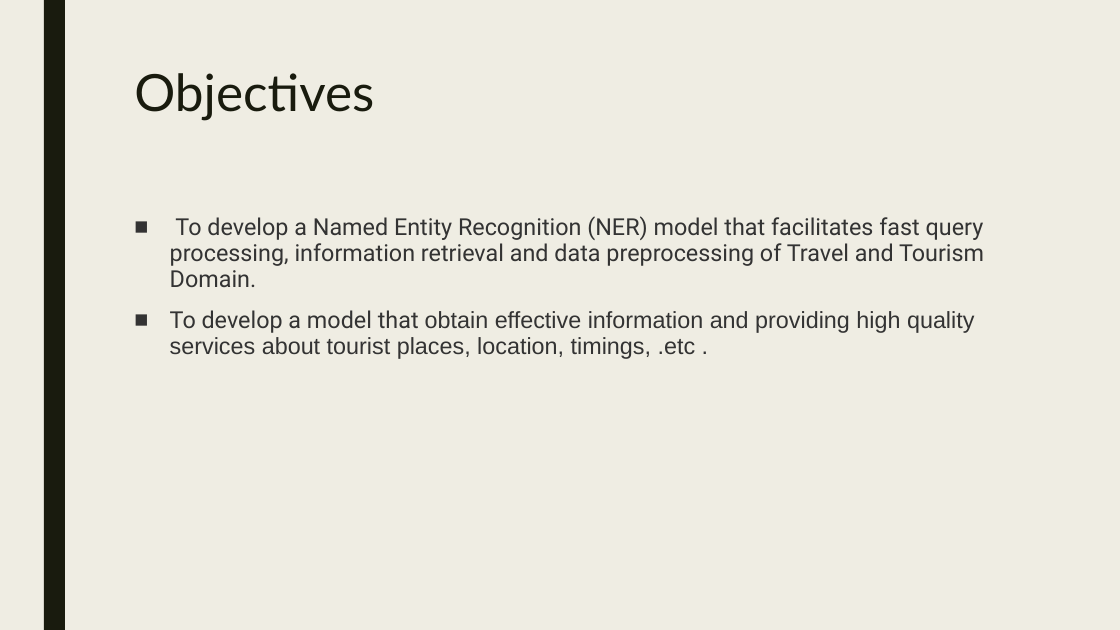
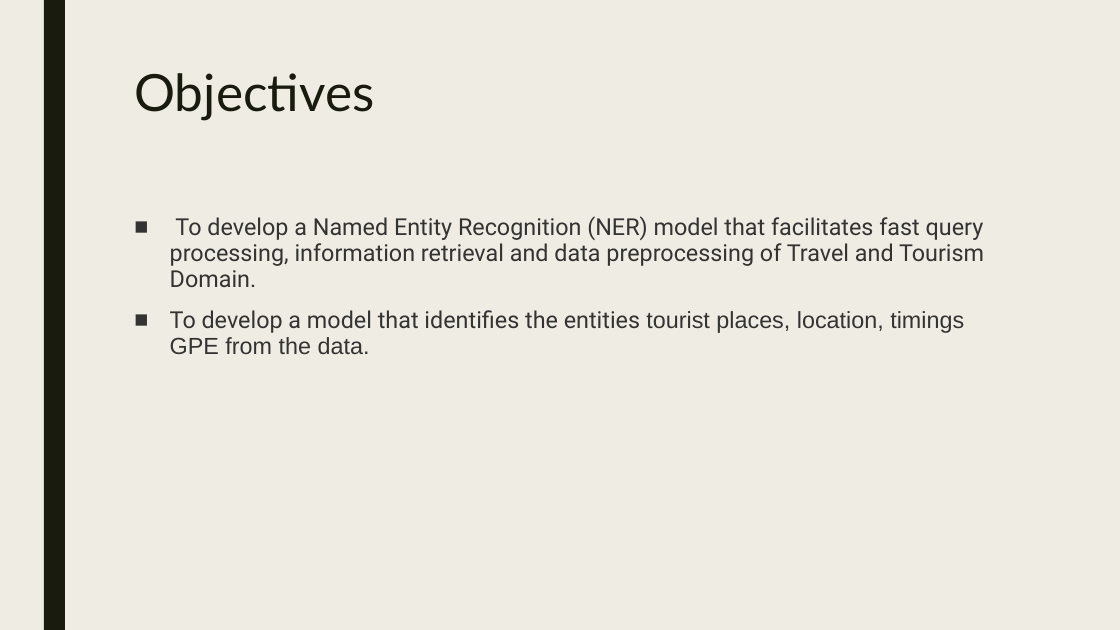
Before and after one commit to SARAHCJOJY/MAIN-PROJECT, a slide deck: slide 4 of NER.pptx. Drawn at 1120x630 pixels with LibreOffice and Linux fonts; fonts in the diff are those of the drawing. Boxes give left, top, right and bottom in pixels: in the first picture for what was removed or moved away, otherwise in the second. Text is boxed around its words. In the diff, an @@ line names an element or a change of style, - is before the commit and + after.

```diff
--- a/NER.pptx
+++ b/NER.pptx
@@ text at [170,310,964,354]: text changed @@
-■ To develop a model that obtain effective information and providing high quality services about tourist places, location, timings, .etc .
+■ To develop a model that identifies the entities tourist places, location, timings GPE from the data.
```
Also in this commit, not shown: 4 other slides changed, 6 slides added.
